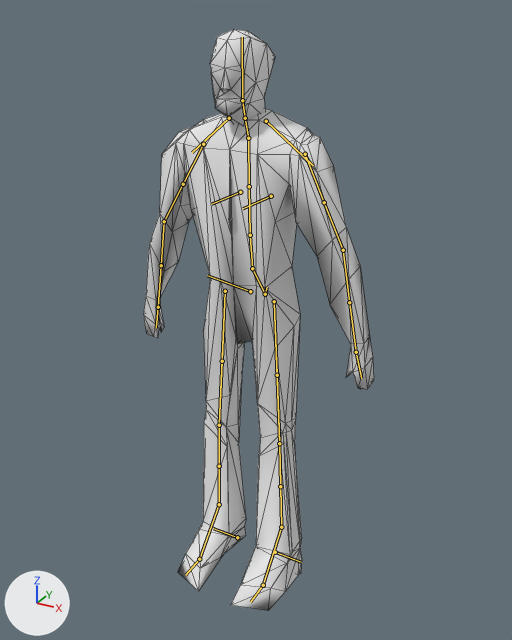
An edit to the Blender file ast/models/characters/man.blend, drawn before and after from the same camera.
Camera for both pictures: a 50 mm camera at (0.761, -1.338, 1.384) aimed at (0.035, -0.018, 0.723). The lights are fixed; the arrows at lower left show +X, +Y and +Z. The older version comes first. The bones that change, and the others that lie on the model, are drawn over the model as lines. Mesh edges are drawn as thin lines.

The first picture shows 'human'.
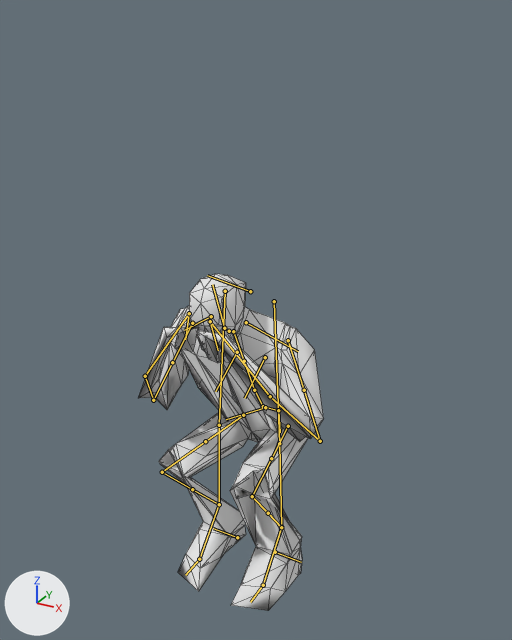
The newer file adds an action. The first version stands in its rest pose; the second is drawn at frame 1 of the action 'Action'.

The edits, one by one:
Bone 'torso' (bone_torso) moves from (0.0, 0.0, 0.0) to (-0.001, 0.07, -0.38).
Bone 'torso' (bone_torso) turns from (0, 0, 0) to (26, -1, 2) degrees about its own x, y and z.
Bone 'shin_tweak.L' (bone_shin_tweak_l) moves from (0.0, 0.0, 0.0) to (-0.143, -0.026, 0.159).
Bone 'shin_tweak.R' (bone_shin_tweak_r) moves from (0.0, 0.0, 0.0) to (0.143, -0.026, 0.159).
Bone 'head' (bone_head) moves from (0.0, 0.0, 0.0) to (0.012, -0.023, 0.016).
Bone 'head' (bone_head) turns from (0, 0, 0) to (-7, 2, 1) degrees about its own x, y and z.
Bone 'hand_tweak.L' (bone_hand_tweak_l) moves from (0.0, 0.0, 0.0) to (-0.287, -0.186, 0.088).
Bone 'hand_tweak.L' (bone_hand_tweak_l) turns from (0, 0, 0) to (0, 115, 0) degrees about its own x, y and z.
Bone 'forearm_tweak.L' (bone_forearm_tweak_l) moves from (0.0, 0.0, 0.0) to (-0.199, 0.158, 0.013).
Bone 'forearm_tweak.L.001' (bone_forearm_tweak_l_001) moves from (0.0, 0.0, 0.0) to (0.067, 0.005, 0.028).
Bone 'forearm_tweak.L.001' (bone_forearm_tweak_l_001) turns from (0, 0, 0) to (0, -24, 0) degrees about its own x, y and z.
Bone 'upper_arm_ik.L' (bone_upper_arm_ik_l) turns from (0, 0, 0) to (0, 17, 0) degrees about its own x, y and z.
Bone 'hand_tweak.R' (bone_hand_tweak_r) moves from (0.0, 0.0, 0.0) to (0.296, -0.199, 0.113).
Bone 'hand_tweak.R' (bone_hand_tweak_r) turns from (0, 0, 0) to (0, -115, 0) degrees about its own x, y and z.
Bone 'forearm_tweak.R' (bone_forearm_tweak_r) moves from (0.0, 0.0, 0.0) to (0.22, 0.154, 0.045).
Bone 'forearm_tweak.R.001' (bone_forearm_tweak_r_001) moves from (0.0, 0.0, 0.0) to (-0.067, 0.005, 0.028).
Bone 'forearm_tweak.R.001' (bone_forearm_tweak_r_001) turns from (0, 0, 0) to (0, 24, 0) degrees about its own x, y and z.
Bone 'upper_arm_ik.R' (bone_upper_arm_ik_r) turns from (0, 0, 0) to (0, -17, 0) degrees about its own x, y and z.

Boxes (x1, y1, x2, y2) around the edits, measured in the pictures (512 x 640 px):
'human', posed (19% narrower, 42% shorter): before (143, 29, 374, 611); after (138, 274, 324, 611)
